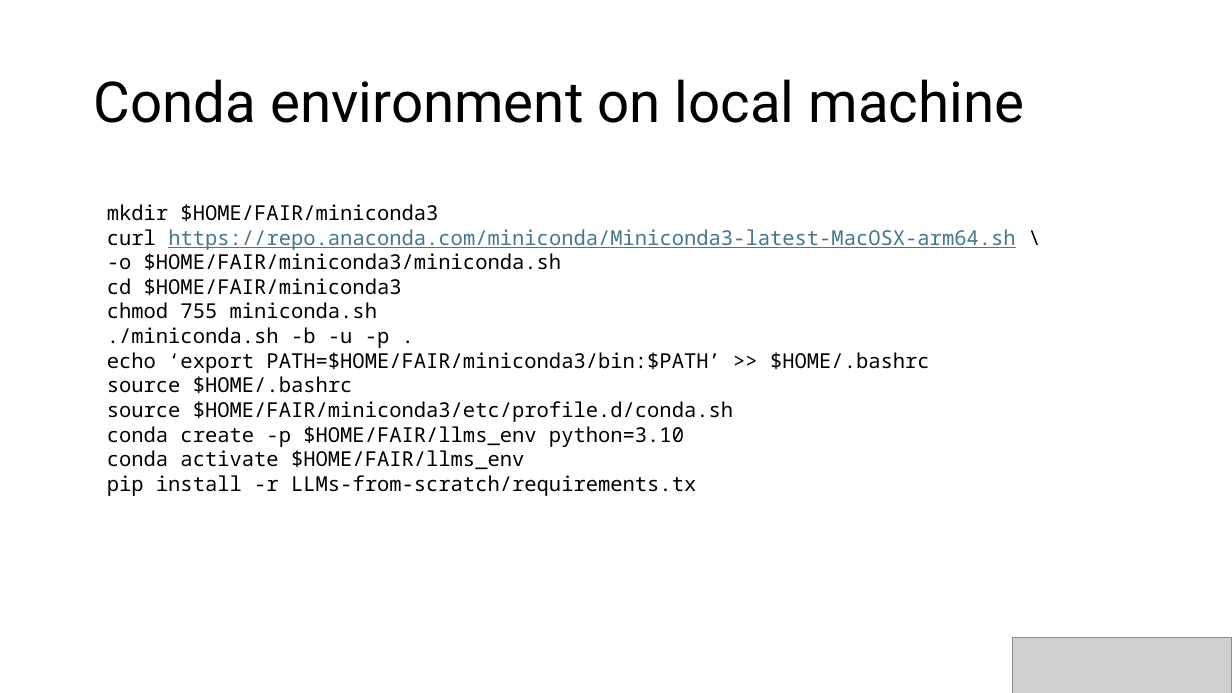
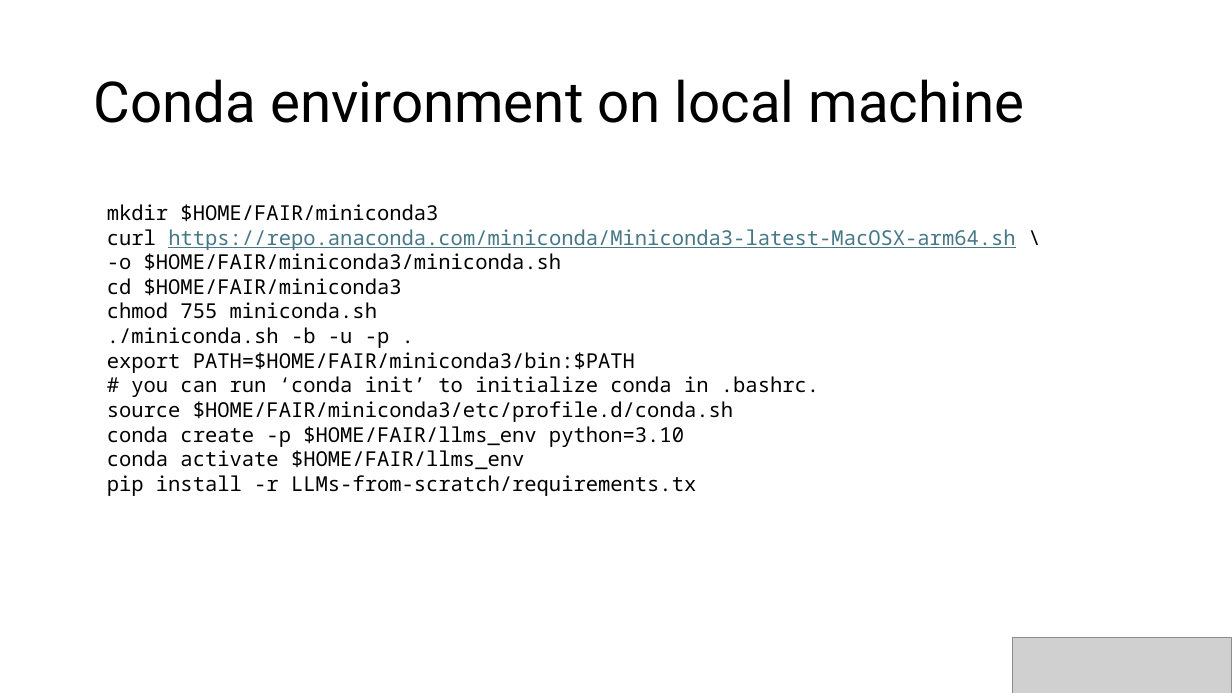
Before and after one commit to Daniel-Gong/LLM-Workshop-Materials, a slide deck: slide 10 of workshop-1-setup.pptx. Drawn at 1232x693 pixels with LibreOffice and Linux fonts; fonts in the diff are those of the drawing; grey boxes stand for pictures. Boxes give left, top, right and bottom in pixels: in the first picture for what was removed or moved away, otherwise in the second. Text is boxed around its words. In the diff, an @@ line names an element or a change of style, - is before the commit and + after.

Commit message:
updated slides

```diff
--- a/workshop-1-setup.pptx
+++ b/workshop-1-setup.pptx
@@ text at [107, 352, 819, 397]: text changed @@
-echo ‘export PATH=$HOME/FAIR/miniconda3/bin:$PATH’ >> $HOME/.bashrc
-source $HOME/.bashrc
+export PATH=$HOME/FAIR/miniconda3/bin:$PATH
+# you can run ‘conda init’ to initialize conda in .bashrc.
```
Also in this commit, not shown: 1 other slide changed, 2 slides added, 1 slide removed.
